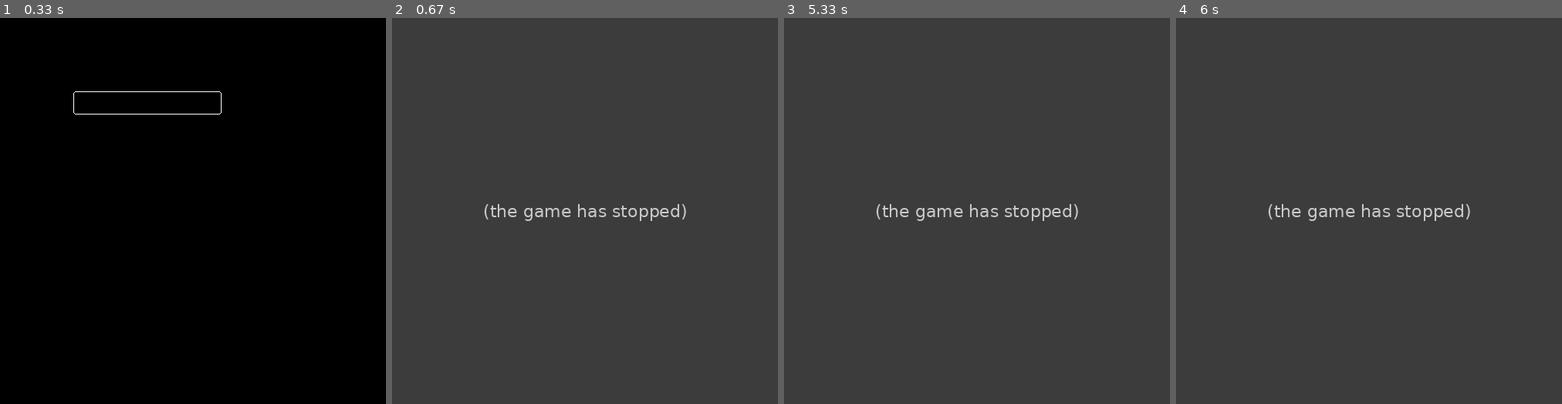
Above: before the commit, frames 1-4 (left to right).
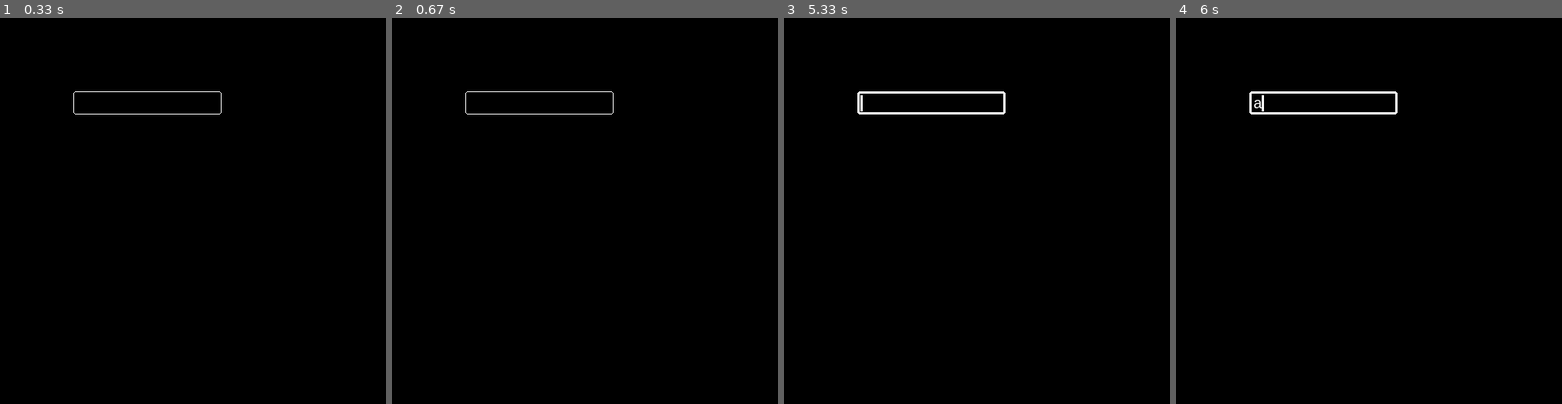
Above: after the commit, the same moments.

Repository: siddhanth78/pygame-fieldBox
Game: pygame game, started from fieldBox.py
Same seed, same stepped clock (60 frames per second), same inputs: the game is played once before the commit and once after it.
Inputs (mouse positions are in pixels of both pictures, inside the frame that each line leads up to):
- Up to frame 1 (0.33 s): no input
- Up to frame 2 (0.67 s): hold Backspace from 0.33 s (still down); hold Right from 0.33 s (still down)
- Up to frame 3 (5.33 s): release Backspace at 0.8 s; release Right at 0.8 s; click (961, 226) at 1.22 s; type "an" at 2.35 s; type "n" at 2.75 s; tap Enter at 2.98 s; hold Left 4.15-4.68 s; click (930, 102) at 5.15 s
- Up to frame 4 (6 s): type "a" at 5.38 s; tap Enter at 5.62 s

Frame 1 is identical in both runs. In frame 2, 100% of the frame differs, in the area x 0-100%, y 0-100%; in frame 3, 100%; in frame 4, 100%.
Error before the commit: TypeError: object of type 'NoneType' has no len() (fieldBox.py line 101); the game stopped at 0.33 s (later frames are placeholders)

Commit message:
backspace works

Diff:
--- a/fieldBox.py
+++ b/fieldBox.py
@@ -19,6 +19,7 @@
 		self.cursory = y
 		self.entry_color = entry_color
 		self.text_color = text_color
+		self.cursor_index = 0
 		if font == None:
 			self.font_ = pygame.font.SysFont(sysfont, 20)
 		else:
@@ -41,10 +42,16 @@
 		x_ = x_ * 12
 		if self.cursorx + x_ < self.x:
 			self.cursorx = self.x
-		elif self.cursorx + x_ > self.x + (self.max_chars+1)*12:
-			self.cursorx = self.x + (self.max_chars+1)*12
+			self.cursor_index = 0
+		elif self.cursorx + x_ > self.x + (len(self.text_in))*12:
+			self.cursorx = self.x + (len(self.text_in))*12
+			self.cursor_index = len(self.text_in)
+		elif self.cursorx + x_ > self.x + (self.max_chars)*12:
+			self.cursorx = self.x + (self.max_chars)*12
+			self.cursor_index = self.max_chars
 		else:
 			self.cursorx += x_
+			self.cursor_index += (x_//12)
 
 	def get_cursorx(self):
 		return self.cursorx
@@ -62,10 +69,16 @@
 		if len(text) <= self.max_chars:
 			self.text_in = text
 			self.cursorx = self.x + 12*len(text)
+			self.cursor_index = len(text)
+
+	def remove_behind_cursor(self):
+		if self.cursor_index > 0:
+			self.text_in = self.text_in[:self.cursor_index-1] + self.text_in[self.cursor_index:]
+			self.cursorx -= 12
+			self.cursor_index -= 1
 
 	def get_text(self):
-		if self.active == True:
-			return self.text_in
+		return self.text_in
 
 	def append_char(self, c):
 		if len(self.text_in + c) <= self.max_chars:
@@ -77,8 +90,15 @@
 			self.text_in += w
 			self.move_cursorx(len(w))
 
+	def append_at_cursor(self, w):
+		if len(self.text_in[:self.cursor_index] + w + self.text_in[self.cursor_index:]) <= self.max_chars:
+			self.text_in = self.text_in[:self.cursor_index] + w + self.text_in[self.cursor_index:]
+			self.move_cursorx(len(w))
+
 	def get_max_chars(self):
 		return self.max_chars
+
+# --Field Box Demo --
 
 box = FieldBox(100, 100, entry_color=(255,255,255), text_color=(255,255,255))
 
@@ -98,13 +118,17 @@
 					box.set_inactive()
 		elif event.type == pygame.KEYDOWN:
 			if event.key == pygame.K_BACKSPACE:
-				if len(box.get_text()) > 0 and box.get_state() == True:
-					box.set_text(box.get_text()[:-1])
+				if box.get_state() == True:
+					box.remove_behind_cursor()
 			elif event.key == pygame.K_RETURN:
 					box.get_text()
+			elif event.key == pygame.K_LEFT:
+					box.move_cursorx(-1)
+			elif event.key == pygame.K_RIGHT:
+					box.move_cursorx(1)
 			elif event.unicode:
-				if len(box.get_text()) < box.get_max_chars() and box.get_state() == True:
-					box.append_char(event.unicode)
+				if box.get_state() == True:
+					box.append_at_cursor(event.unicode)
 
 	pygame.display.update()
 	clock.tick(15)
